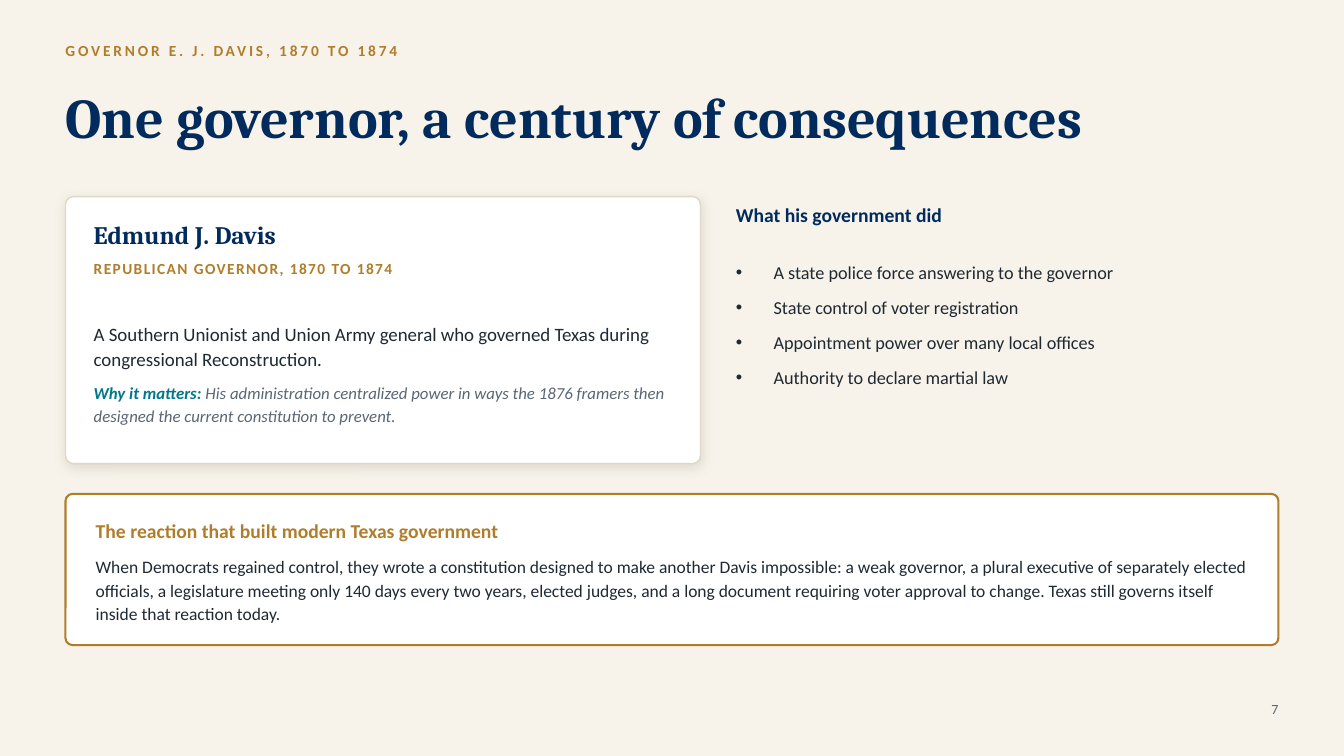
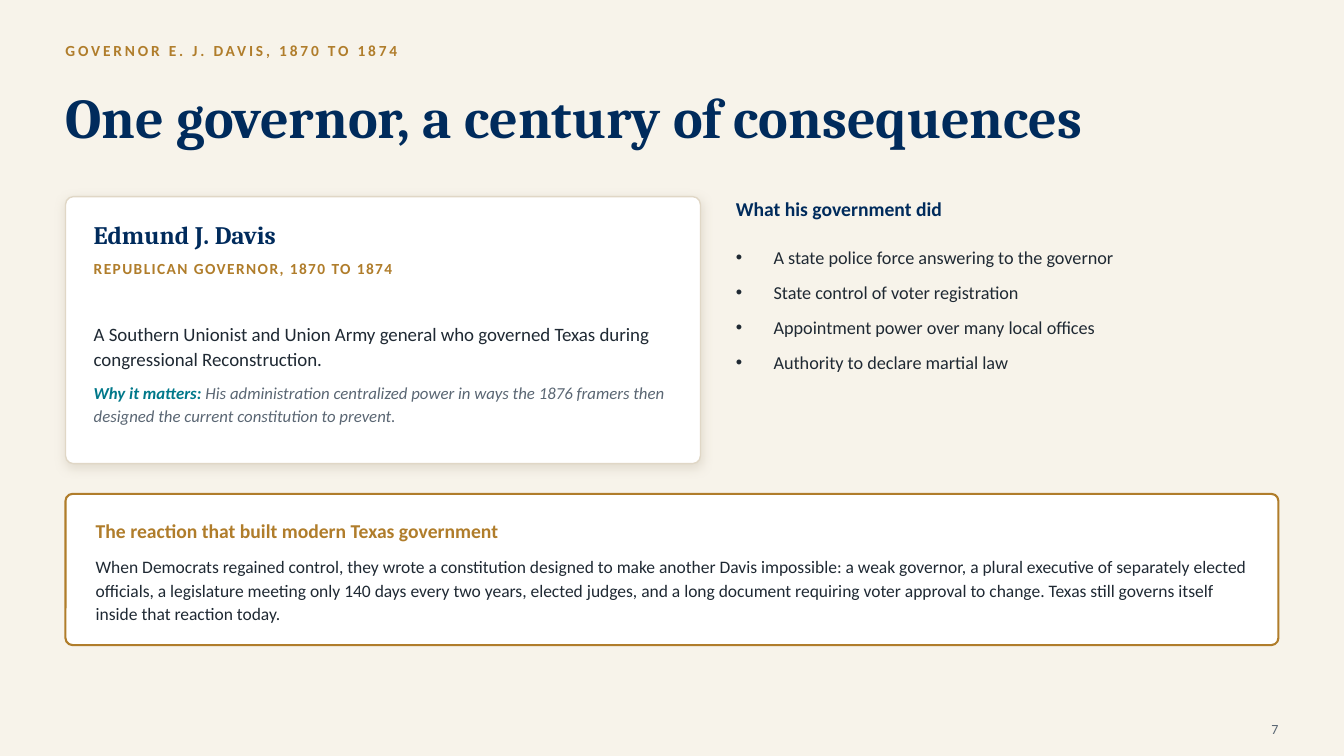
Before and after one commit to ProfessorJaredAlanStewart/texas-govt-modules, a slide deck: slide 8 of slides/Chapter 01 - Introduction to Texas (Lecture Deck).pptx. Drawn at 1344x756 pixels with LibreOffice and Linux fonts; fonts in the diff are those of the drawing. Boxes give left, top, right and bottom in pixels: in the first picture for what was removed or moved away, otherwise in the second. Text is boxed around its words. In the diff, an @@ line names an element or a change of style, - is before the commit and + after.

```diff
--- a/slides/Chapter 01 - Introduction to Texas (Lecture Deck).pptx
+++ b/slides/Chapter 01 - Introduction to Texas (Lecture Deck).pptx
@@ text "What his government did" at [736,202,942,220]: vertical alignment middle to top @@
@@ text "A state police force answering ..." at [774,251,1114,372]: vertical alignment middle to top @@
@@ text "7": place and size @@
-text "7" at [1271,705,1278,714]
+text "7" at [1271,725,1278,734]
```
Also in this commit, not shown: 14 other slides changed, 11 other files.
